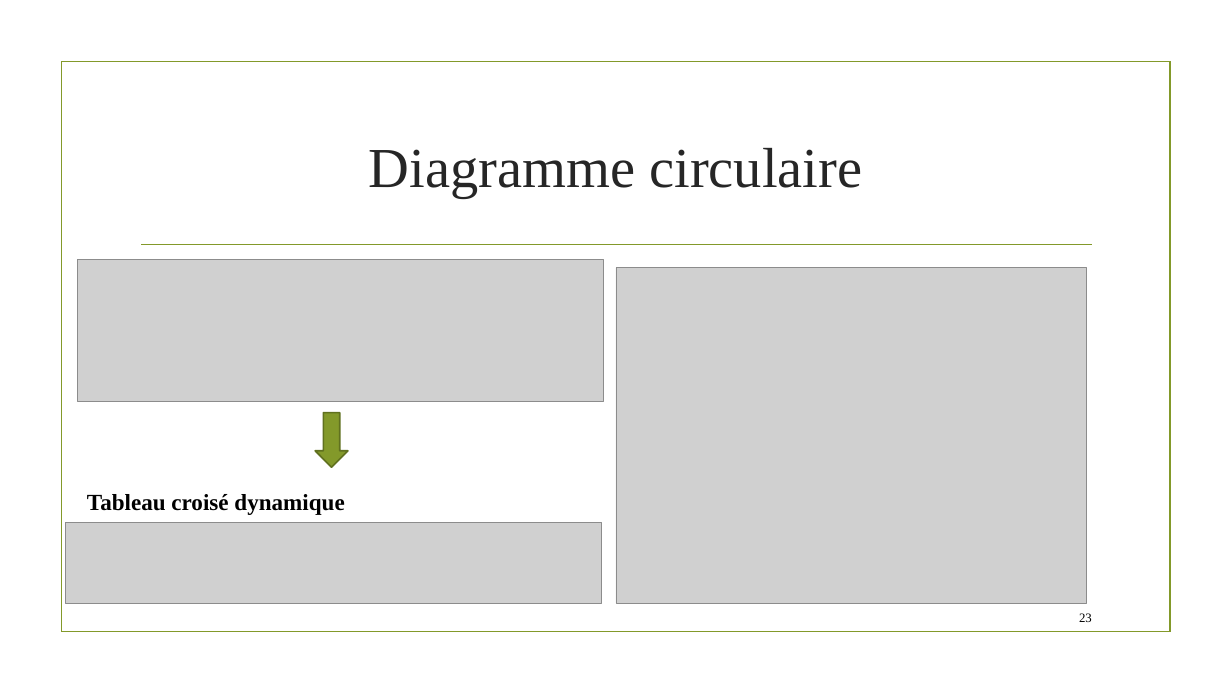
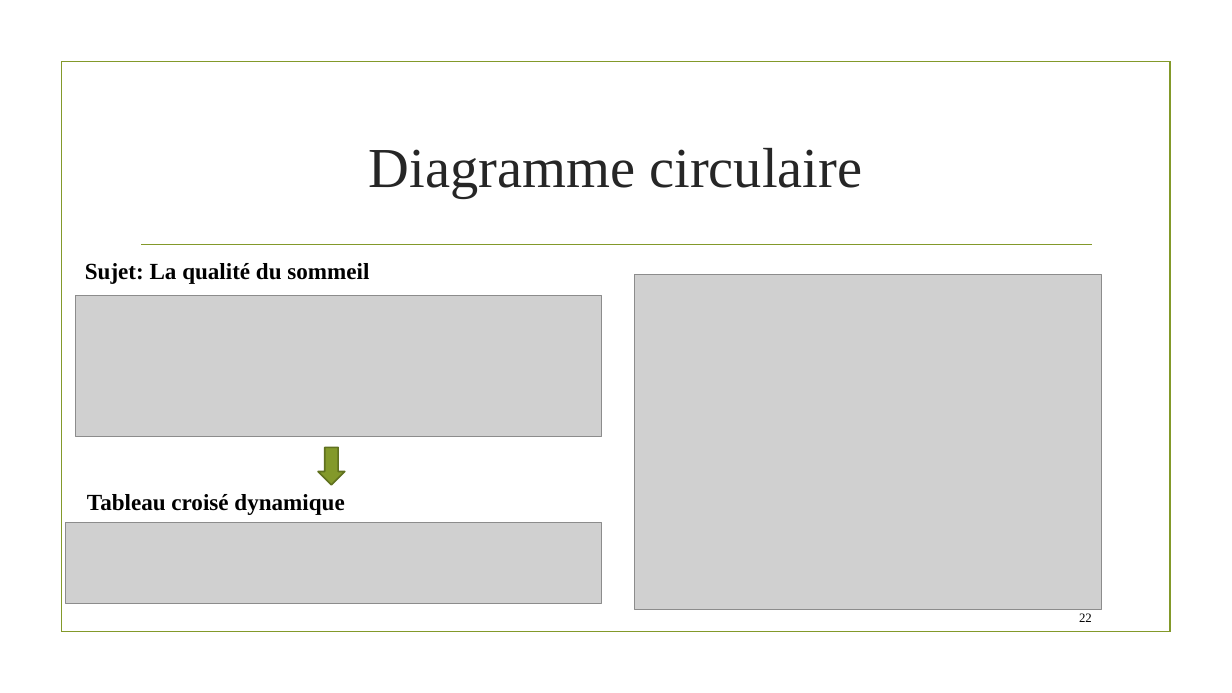
Before and after one commit to ML-for-B-E/Statistique-graphique, a slide deck: slide 22 of Statistique graphique.pptx (slide 23 before the commit). Drawn at 1232x693 pixels with LibreOffice and Linux fonts; fonts in the diff are those of the drawing; grey boxes stand for pictures; background and template pictures are left out. Boxes give left, top, right and bottom in pixels: in the first picture for what was removed or moved away, otherwise in the second. Text is boxed around its words. In the diff, an @@ line names an element or a change of style, - is before the commit and + after.

```diff
--- a/Statistique graphique.pptx
+++ b/Statistique graphique.pptx
@@ text added at (85,263,369,284), 18 pt, text #000000, bold @@
+Sujet: La qualité du sommeil
@@ picture: place and size @@
-picture at (78,260,604,401)
+picture at (76,295,602,436)
@@ picture: place and size @@
-picture at (616,268,1087,604)
+picture at (634,274,1101,610)
@@ down arrow: place and size @@
-down arrow at (315,413,348,468)
+down arrow at (318,447,345,485)
@@ page number at (1079,613,1092,622): text changed @@
-23
+22
```
Also in this commit, not shown: 11 other slides changed, 2 slides added, 1 slide removed.
